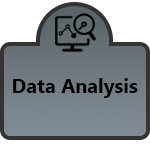
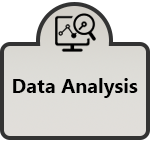
Layer changes from the first (150, 150) image to the second:
painted on "Rounded Rectangle 1" over (4, 6, 146, 136)
